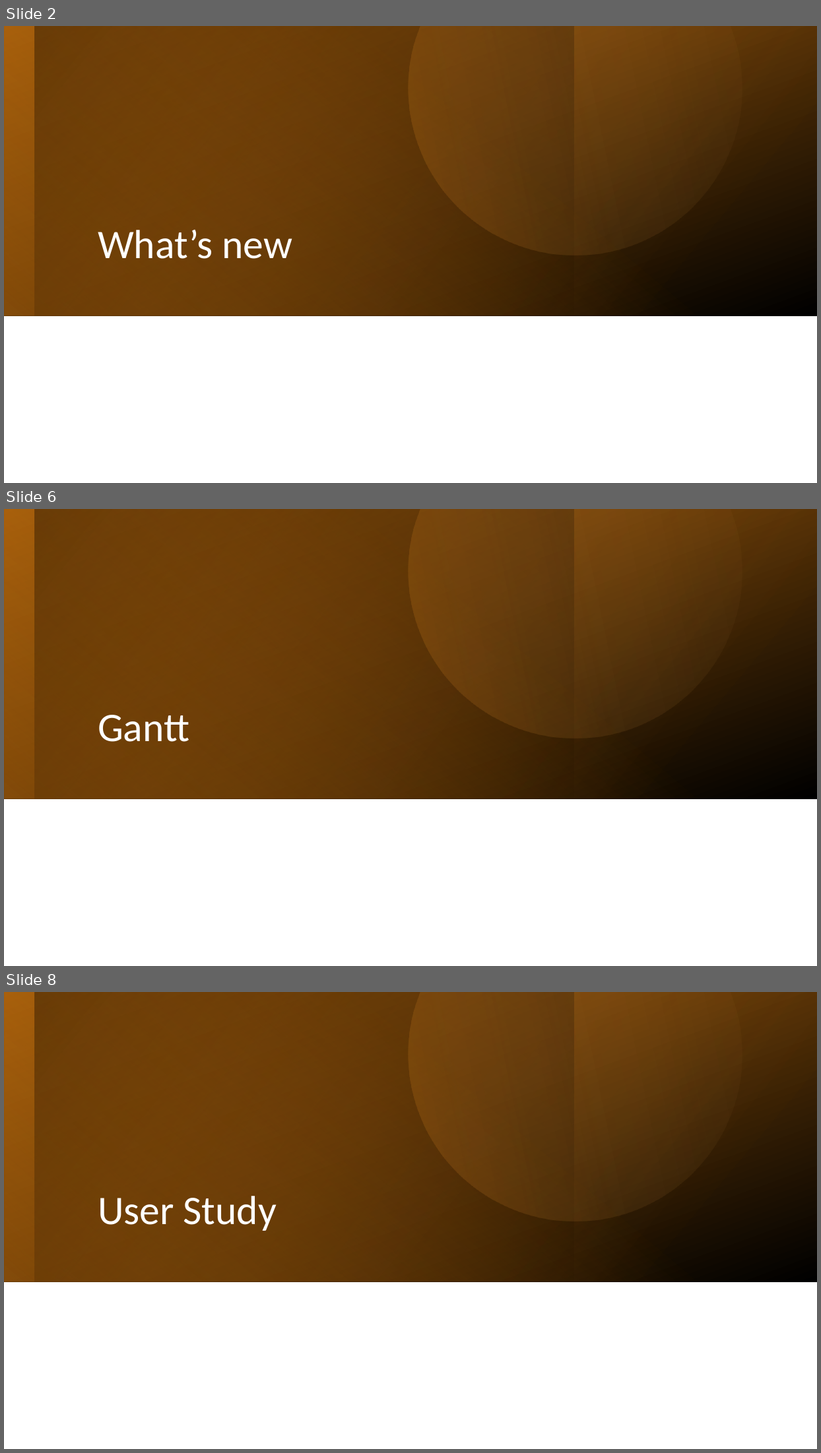
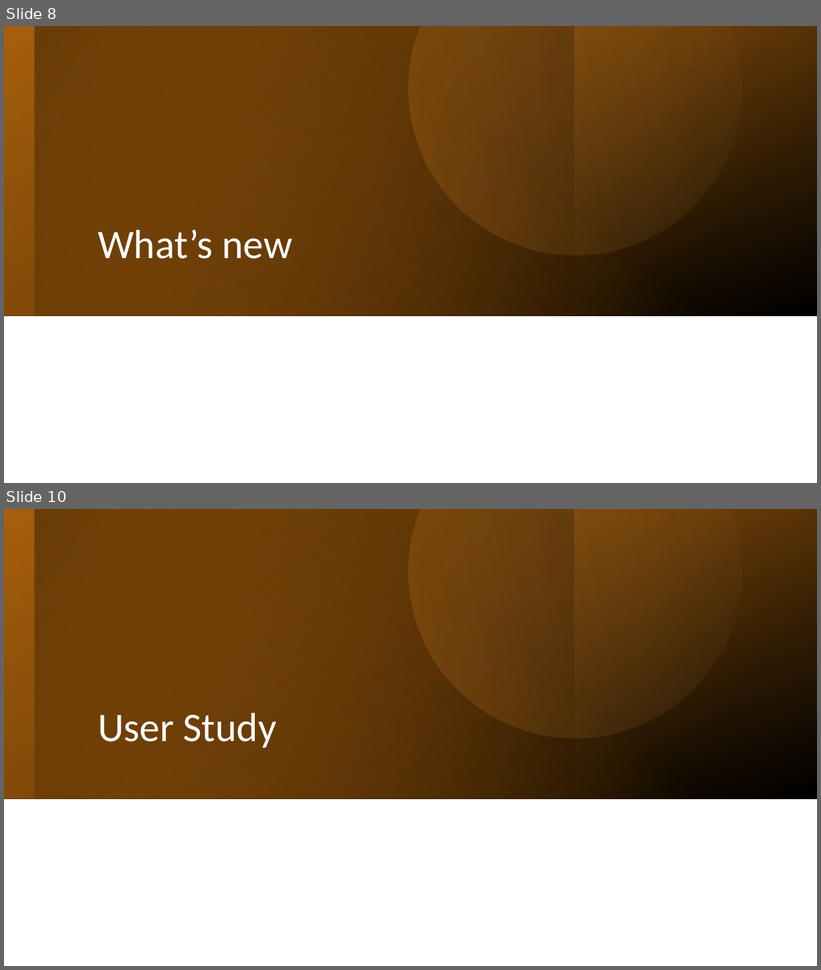
Before and after one commit to RoiTief/Exam-Management-System, a slide deck: docs/slide_07_05_24.pptx. Shown one above the other, each under a label of ours: slides 2, 6 and 8 before the commit, slides 8 and 10 after it; the slides between them are not shown. The pictures are 821x1453 and 821x970 pixels, drawn with LibreOffice and Linux fonts; fonts in the diff are those of the drawing. Boxes give left, top, right and bottom in pixels: in the first picture for what was removed or moved away, otherwise in the second. Text is boxed around its words. In the diff, an @@ line names an element or a change of style, - is before the commit and + after.

```diff
--- a/docs/slide_07_05_24.pptx
+++ b/docs/slide_07_05_24.pptx
@@ slide 6 removed at [4,509,817,966], background #FFFFFF @@
@@ rectangle removed at [4,509,817,799] @@
@@ rectangle removed at [4,509,817,799] @@
@@ rectangle removed at [4,509,574,799] @@
@@ rectangle removed at [34,509,817,799] @@
@@ freeform shape removed at [350,509,784,797] @@
@@ title removed at [98,715,189,742] @@
-Gantt
@@ what was slide 2 is now slide 8 @@
@@ what was slide 8 is now slide 10 @@
```
Also in this commit, not shown: 3 slides changed, 7 slides added, 4 other slides removed.
